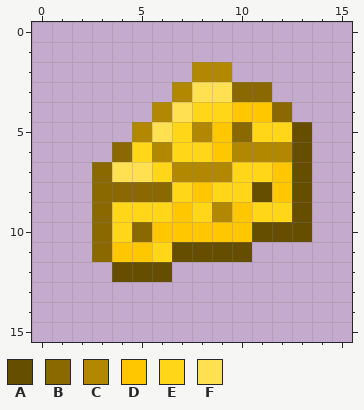
Edited in one commit: pixel-art sprite (assets/minecraft/textures/cmd/foods/cheese.png). The first picture shows the starting point.
The file is 16x16 pixels.
Palette (. is transparent): A #654e00  B #8a6a00  C #b28800  D #ffc700  E #ffd618  F #ffe051
Pixels before, first column x 3:
 2 .....CC....
 3 ....CFFBB..
 4 ...CFEEDDB.
 5 ..CFECDBEEA
 6 .BECEEDCCCA
 7 BFFECCCEEDA
 8 BBBBEDEEADA
 9 BEEEDECDEEA
10 BEBDDDDDAAA
11 BDDEAAAA...
12 .AAA.......
Now the later version:
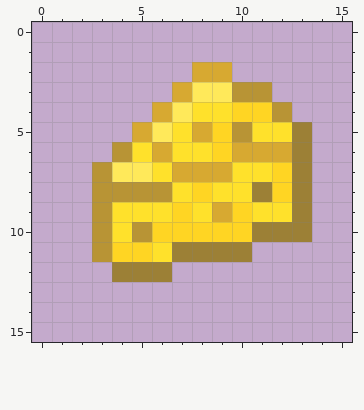
Edits made:
colour A: #654e00 -> #9c8036
colour B: #8a6a00 -> #b89435
colour C: #b28800 -> #d7a931
colour D: #ffc700 -> #ffd523
colour E: #ffd618 -> #ffe12b
colour F: #ffe051 -> #ffe95a
Where, in picture pixels (left, top, right, bottom), the same in both pictures:
changed: (92, 62, 312, 282)
